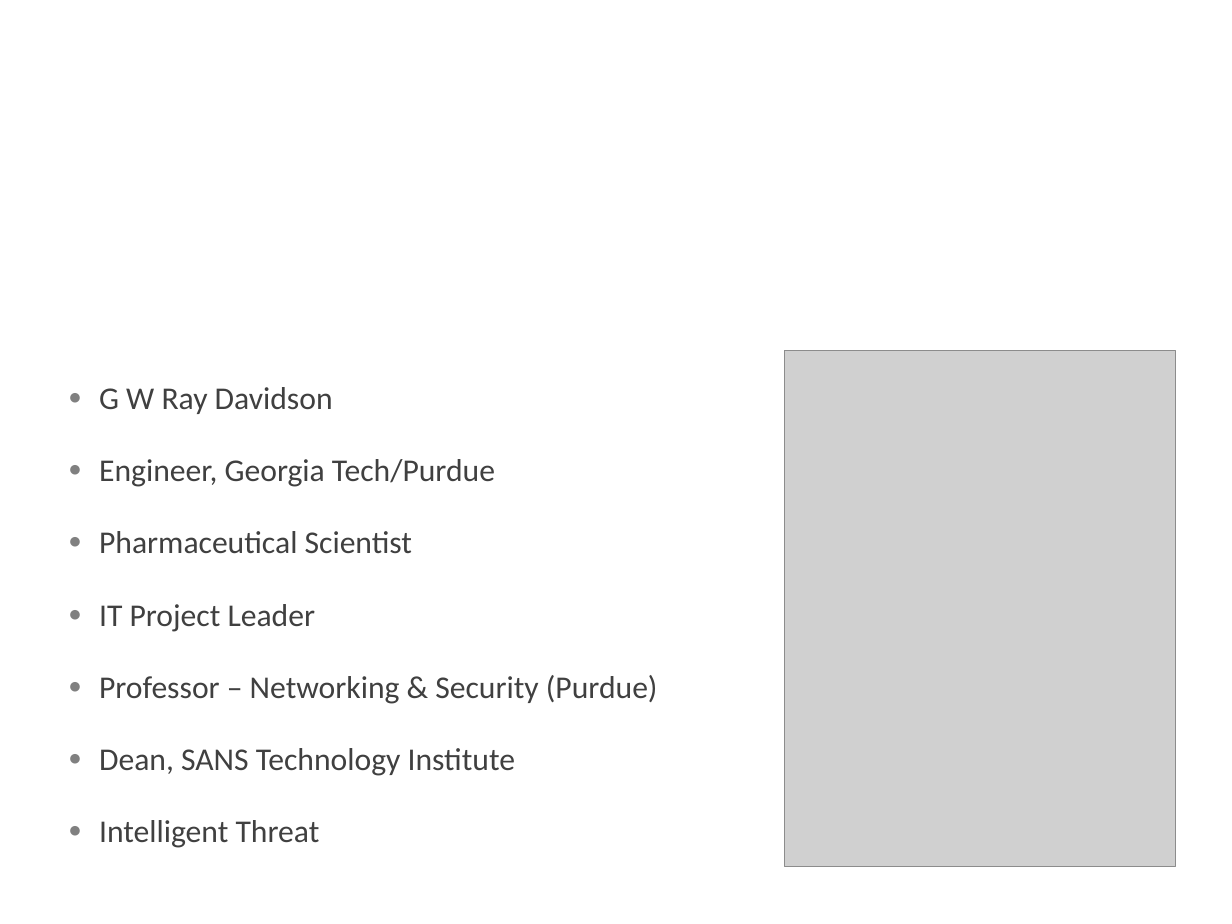
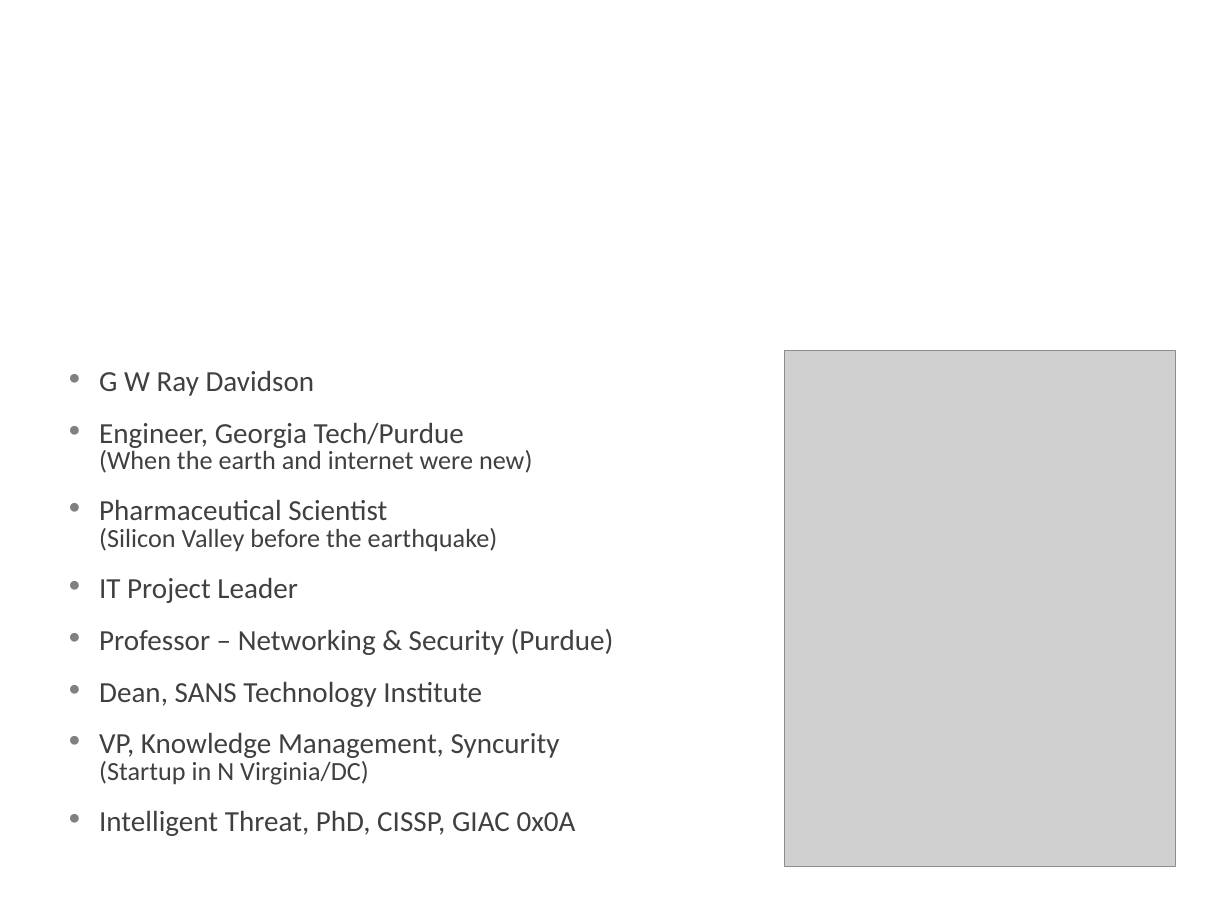
Before and after one commit to RayDavidson/presentations, a slide deck: slide 2 of 2015 Merit Security Summit.pptx. Drawn at 1232x924 pixels with LibreOffice and Linux fonts; fonts in the diff are those of the drawing; grey boxes stand for pictures; background and template pictures are left out. Boxes give left, top, right and bottom in pixels: in the first picture for what was removed or moved away, otherwise in the second. Text is boxed around its words. In the diff, an @@ line names an element or a change of style, - is before the commit and + after.

Commit message:
V2
a few edits

```diff
--- a/2015 Merit Security Summit.pptx
+++ b/2015 Merit Security Summit.pptx
@@ text at <box>99,370,614,707</box>: size 18.5 to 17 pt in "G W Ray Davidson", "Engineer, Georgia Tech/Purdue", "Pharmaceutical Scientist", "IT Project Leader" and 2 more places; line spacing 1 to 0.5 @@
@@ text at <box>99,450,532,473</box>: paragraph added @@
+  (When the earth and internet were new)
@@ text at <box>99,528,498,552</box>: paragraph added @@
+  (Silicon Valley before the earthquake)
@@ text at <box>99,732,576,836</box>: text changed; size 18.5 to 17 pt @@
-● Intelligent Threat
+● VP, Knowledge Management, Syncurity
+  (Startup in N Virginia/DC)
+● Intelligent Threat, PhD, CISSP, GIAC 0x0A
```
Also in this commit, not shown: 13 other slides changed, 1 slide added.
